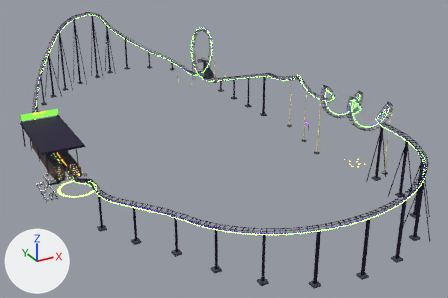
A saved change to the glTF model model/roller_coaster/roller_coaster.glb.
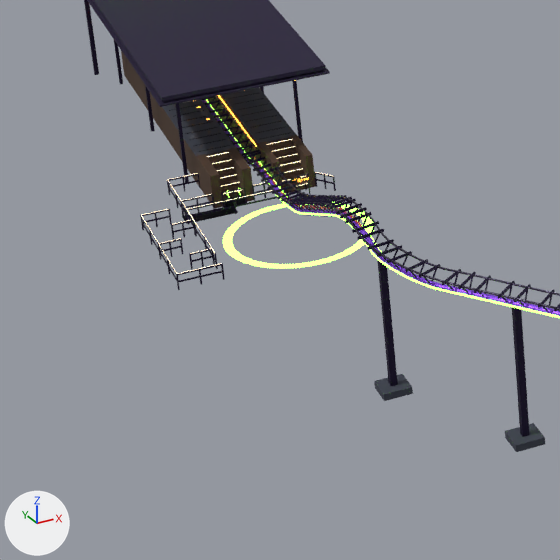
There are two pictures of each version: one whole from a 50 mm lens placed at (-22.8, -104.8, 71.6), pointed at (55.8, 38.1, 0.1), one close up on the part from 0% to 32% of the width and 43% to 92% of the height. The lights are fixed; the arrows at lower left show +X, +Y and +Z. The first two pictures are the older version. Where no turn or scale is listed for an object, it has been applied to the vertices. Vertices at exactly the same position are counted once.

Before the edit, the objects in view are built like this:
```python
ob_nl_groundring = bpy.data.objects.new('NL_GroundRing', me_nl_groundring)
ob_nl_groundring.location = (0.0, 0.0, 0.0)
ob_nl_sign = bpy.data.objects.new('NL_Sign', me_nl_sign)
ob_nl_sign.location = (0.0, 0.0, 0.0)
ob_nl_track_bead = bpy.data.objects.new('NL_Track_bead', me_nl_track_bead)
ob_nl_track_bead.location = (0.0, 0.0, 0.0)
ob_nl_track_column = bpy.data.objects.new('NL_Track_column', me_nl_track_column)
ob_nl_track_column.location = (0.0, 0.0, 0.0)
ob_nl_track_phos = bpy.data.objects.new('NL_Track_phos', me_nl_track_phos)
ob_nl_track_phos.location = (0.0, 0.0, 0.0)
ob_nl_track_steel = bpy.data.objects.new('NL_Track_steel', me_nl_track_steel)
ob_nl_track_steel.location = (0.0, 0.0, 0.0)
# also in view: 'NL_PlatTop' at (47.3, 73.1, 3.6); 'NL_Track_rail' at (48.1, 49.4, 13.5); 'NL_Plat' at (11.5, 53.3, 1.2); 'NL_Roof' at (11.5, 55.0, 7.4); 'NL_Track_foot' at (47.9, 49.6, 0.2)
```
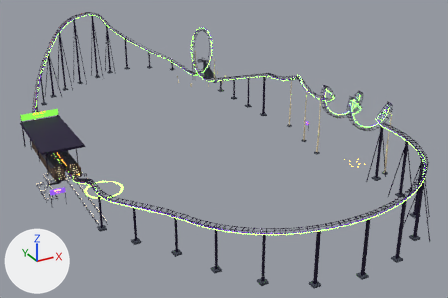
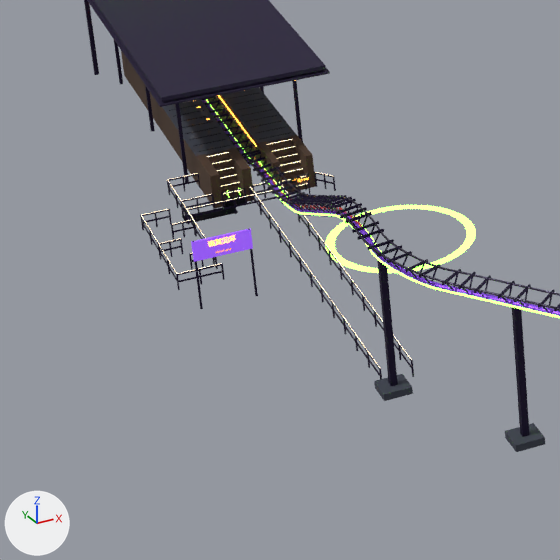
The change, as a list of edits to the scene's bpy script:
```text
Change me_nl_groundring:
    used by ob_nl_groundring; location = (0.0, 0.0, 0.0)
    remove me_nl_groundring.from_pydata(...)  # 96 vertices, 96 faces; spans x 7.1..16.7, y 29.5..39.1, z 0.06
    add me_nl_groundring.from_pydata(...)  # 96 vertices, 96 faces; spans x 12.7..22.3, y 25.7..35.3, z 0.06
    me_nl_groundring part 1: the whole mesh is moved by (5.6, -3.8, 0.0)
Change me_nl_sign:
    used by ob_nl_sign; location = (0.0, 0.0, 0.0)
    remove me_nl_sign.from_pydata(...)  # 58 vertices, 38 faces; spans x 6.3..84.6, y 37.0..67.3, z 2.1..9.9
    add me_nl_sign.from_pydata(...)  # 66 vertices, 50 faces; spans x 3.7..84.6, y 27.4..67.3, z 2.1..9.9
    me_nl_sign part 2: a new loose piece, a box spanning x 3.7..7.3, y 27.42..27.58, z 3.3..4.6, in mat_nl_sign (purple #9b5bff, glowing purple #7141bc)
Change me_nl_track_bead:
    used by ob_nl_track_bead; location = (0.0, 0.0, 0.0)
    remove me_nl_track_bead.from_pydata(...)  # 444 vertices, 710 faces; spans x 3.2..85.3, y 5.5..107.6, z 0.3..17.8
    add me_nl_track_bead.from_pydata(...)  # 548 vertices, 954 faces; spans x 3.2..85.3, y 5.5..107.6, z 0.3..17.8
    me_nl_track_bead part 3: a new loose piece of 52 vertices spanning x 10.5..10.6, y 13.5..40.5, z 1.1, in mat_nl_beadglow (beige #ffe9c4, glowing beige #ffe9c4)
    me_nl_track_bead part 4: a new loose piece of 52 vertices spanning x 12.4..12.5, y 13.5..40.5, z 1.1, in mat_nl_beadglow (beige #ffe9c4, glowing beige #ffe9c4)
Change me_nl_track_column:
    used by ob_nl_track_column; location = (0.0, 0.0, 0.0)
    remove me_nl_track_column.from_pydata(...)  # 880 vertices, 1320 faces; spans x 3.0..85.0, y -29.0..129.0, z 0.0..24.0
    add me_nl_track_column.from_pydata(...)  # 1104 vertices, 1656 faces; spans x 3.0..85.0, y -29.0..129.0, z 0.0..24.0
    me_nl_track_column part 5: a new loose piece, a box spanning x 3.74..3.86, y 27.44..27.56, z 0.0..4.6, in mat_nl_column (dark purple #2a2140)
    me_nl_track_column part 6: a new loose piece, a box spanning x 7.14..7.26, y 27.44..27.56, z 0.0..4.6, in mat_nl_column (dark purple #2a2140)
    other edits to the shape of me_nl_track_column do not show in these pictures
Change me_nl_track_steel:
    used by ob_nl_track_steel; location = (0.0, 0.0, 0.0)
    remove me_nl_track_steel.from_pydata(...)  # 10840 vertices, 16476 faces; spans x 3.0..86.0, y -30.0..129.0, z 0.0..25.0
    add me_nl_track_steel.from_pydata(...)  # 11048 vertices, 16964 faces; spans x 3.0..86.0, y -30.0..129.0, z 0.0..25.0
    me_nl_track_steel part 7: a new loose piece of 52 vertices spanning x 11.0, y 14.0..40.0, z 0.0..1.0, in mat_nl_steel (dark purple #2a2140)
    me_nl_track_steel part 8: a new loose piece of 52 vertices spanning x 11.0, y 14.0..40.0, z 1.0, in mat_nl_steel (dark purple #2a2140)
    me_nl_track_steel part 9: a new loose piece of 52 vertices spanning x 12.0, y 14.0..40.0, z 0.0..1.0, in mat_nl_steel (dark purple #2a2140)
    me_nl_track_steel part 10: a new loose piece of 52 vertices spanning x 12.0, y 14.0..40.0, z 1.0, in mat_nl_steel (dark purple #2a2140)
Add me_nl_entrysignc:
    me_nl_entrysignc.from_pydata(...)  # 1208 vertices, 2384 faces; spans x -0.82..0.85, y -0.03..0.03, z -0.06..0.35
    me_nl_entrysignc.materials.append(mat_nl_orangeglow)  # orange #ffa53b, glowing orange #ffa53b
Add ob_nl_entrysign:
    ob_nl_entrysign = bpy.data.objects.new('NL_EntrySign', me_nl_entrysignc)
    ob_nl_entrysign.location = (5.5, 27.41, 4.12)
```

Pixel boxes [x1, y1, x2, y2] of what changed, in the close-ups (560 x 560 px):
'NL_Track_steel', reshaped: before [141, 96, 560, 312]; after [141, 96, 560, 376]
'NL_GroundRing', moved: before [223, 202, 374, 269]; after [325, 205, 476, 273]
'NL_Sign', reshaped (not visible before): after [191, 229, 253, 262]
'NL_Track_bead', reshaped: before [141, 139, 332, 274]; after [141, 139, 412, 368]
'NL_EntrySign', added: after [208, 235, 235, 247]
part 3 of me_nl_track_bead, added: after [250, 187, 380, 368]
part 4 of me_nl_track_bead, added: after [279, 182, 412, 360]
part 5 of me_nl_track_column, added: after [192, 241, 203, 309]
part 6 of me_nl_track_column, added: after [248, 229, 258, 296]
part 7 of me_nl_track_steel, added: after [251, 194, 380, 376]
part 8 of me_nl_track_steel, added: after [250, 188, 379, 368]
part 9 of me_nl_track_steel, added: after [297, 213, 411, 367]
part 10 of me_nl_track_steel, added: after [281, 185, 411, 361]
